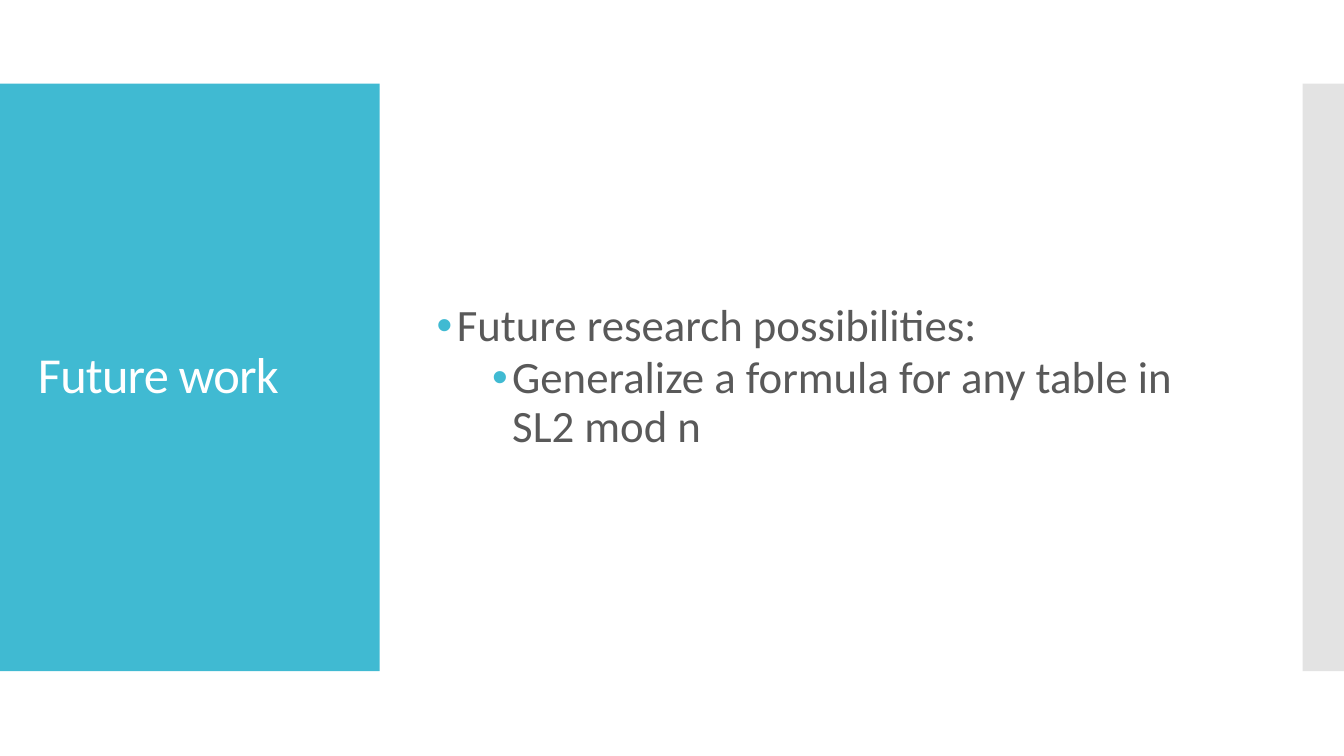
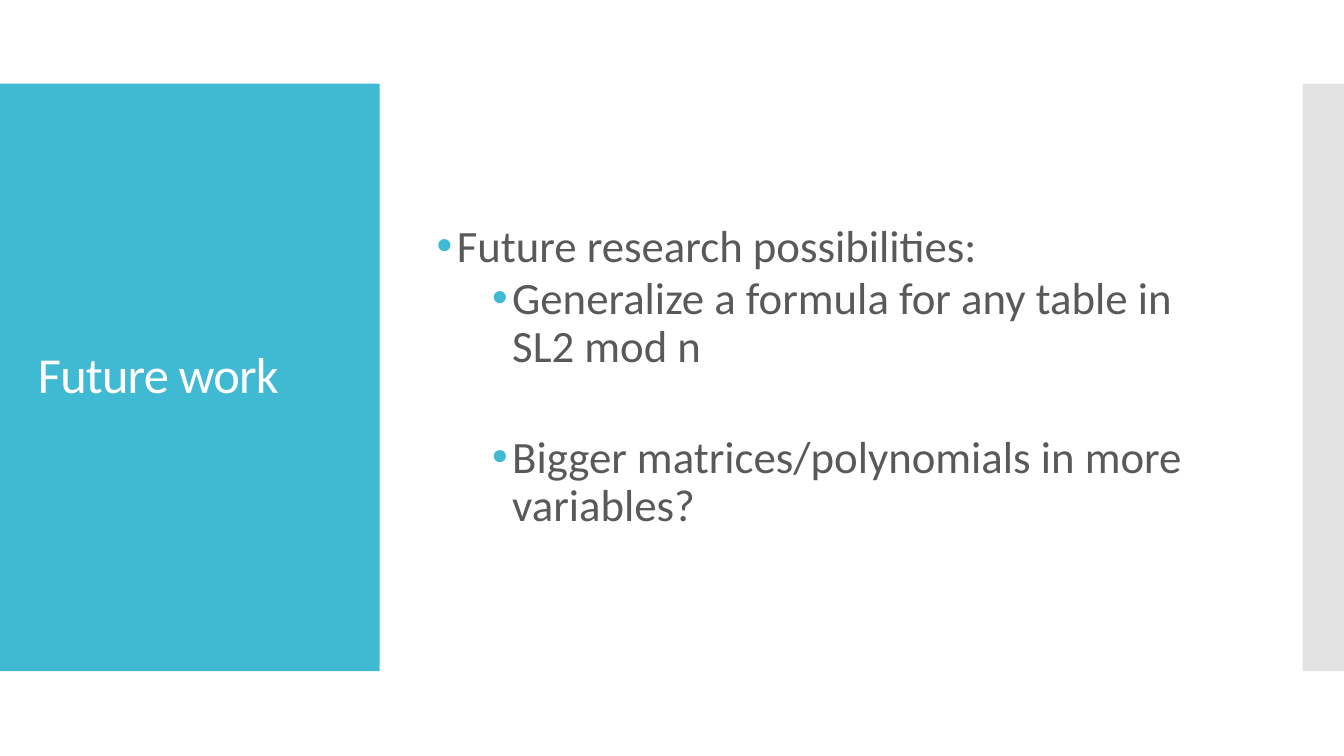
Before and after one commit to mrb113/MathematicsCapstone, a slide deck: slide 18 of Matrix Actions on Bivariate Polynomials.pptx (slide 20 before the commit). Drawn at 1344x756 pixels with LibreOffice and Linux fonts; fonts in the diff are those of the drawing. Boxes give left, top, right and bottom in pixels: in the first picture for what was removed or moved away, otherwise in the second. Text is boxed around its words. In the diff, an @@ line names an element or a change of style, - is before the commit and + after.

```diff
--- a/Matrix Actions on Bivariate Polynomials.pptx
+++ b/Matrix Actions on Bivariate Polynomials.pptx
@@ text at (512, 442, 1182, 522): paragraph added @@
+  • Bigger matrices/polynomials in more variables?
```
Also in this commit, not shown: 10 other slides changed, 2 slides removed.
